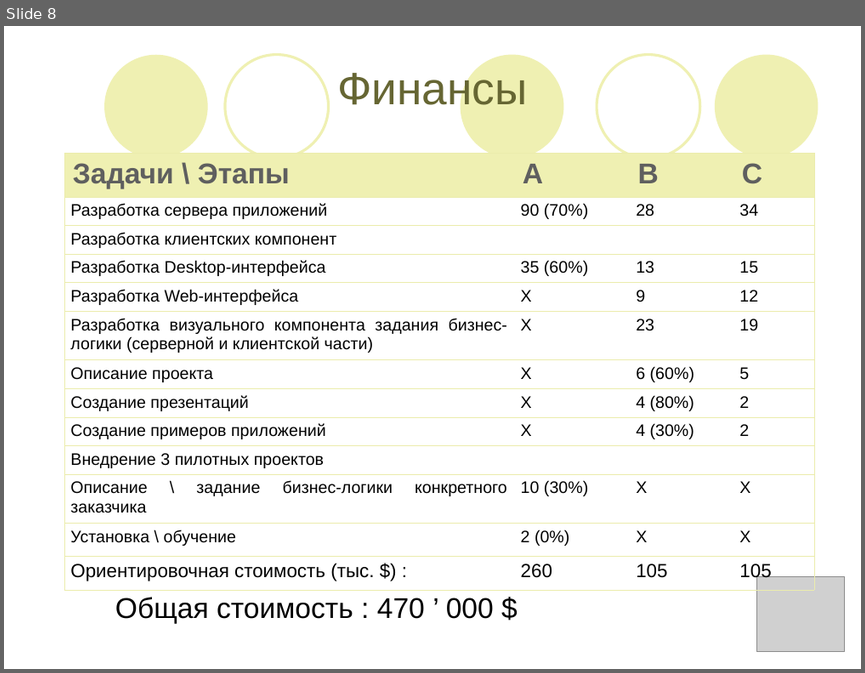
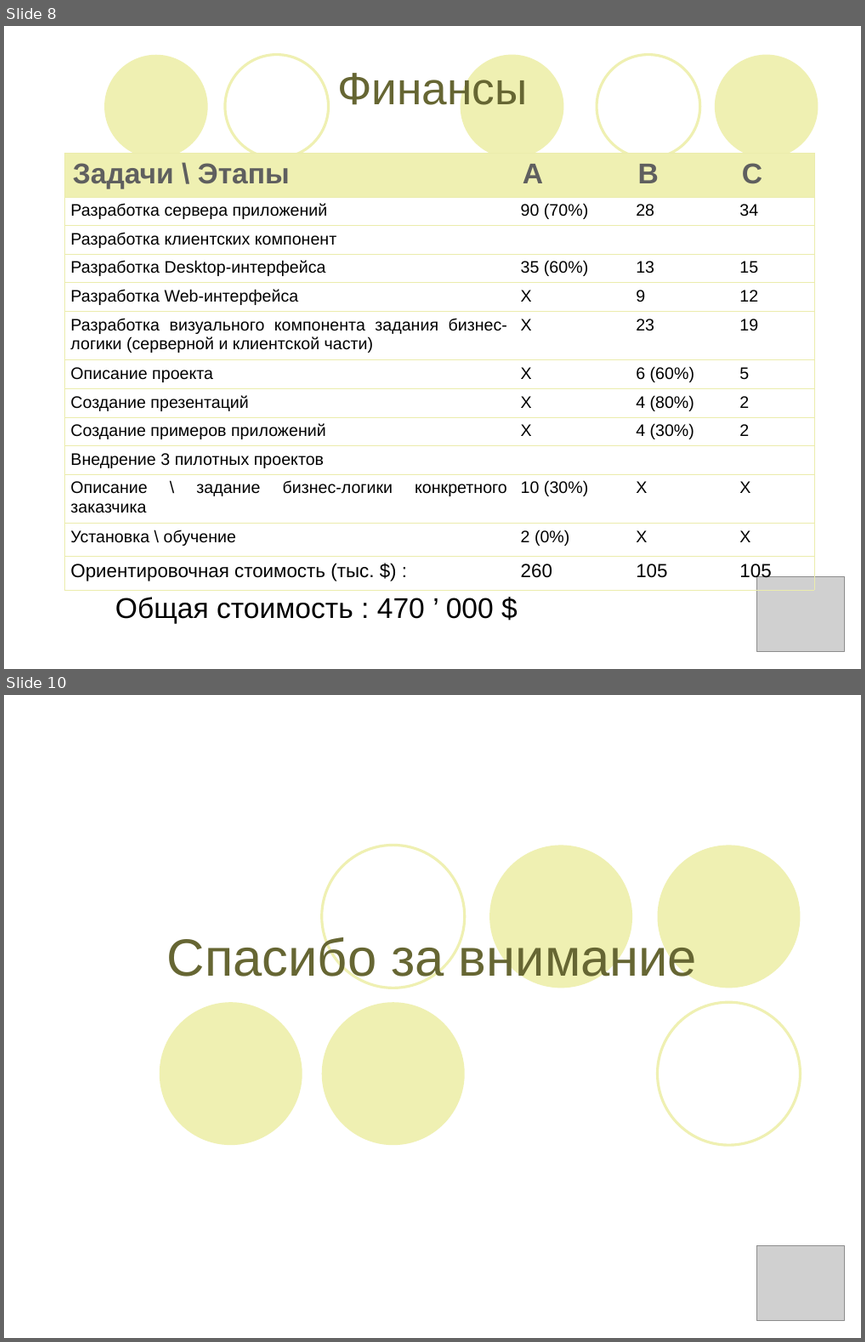
Before and after one commit to lsfusion/platform, a slide deck: platform/docs/Бизнес-презентация.ppt. Shown one above the other, each under a label of ours: slide 8 before the commit, slides 8 and 10 after it; the slides between them are not shown. The pictures are 865x673 and 865x1342 pixels, drawn with LibreOffice and Linux fonts; fonts in the diff are those of the drawing; grey boxes stand for pictures. Boxes give left, top, right and bottom in pixels: in the first picture for what was removed or moved away, otherwise in the second. Text is boxed around its words. In the diff, an @@ line names an element or a change of style, - is before the commit and + after.

```diff
--- a/platform/docs/Бизнес-презентация.ppt
+++ b/platform/docs/Бизнес-презентация.ppt
@@ slide 10 added at bbox=[4, 695, 861, 1338], background #FFFFFF @@
@@ title added at bbox=[167, 933, 697, 985], 44 pt, text #666633 @@
+Спасибо за внимание
@@ group added at bbox=[159, 845, 800, 1145]: 6 ellipses @@
@@ picture added at bbox=[756, 1246, 844, 1321] @@
```
Also in this commit, not shown: 4 slides changed, 5 other files.
